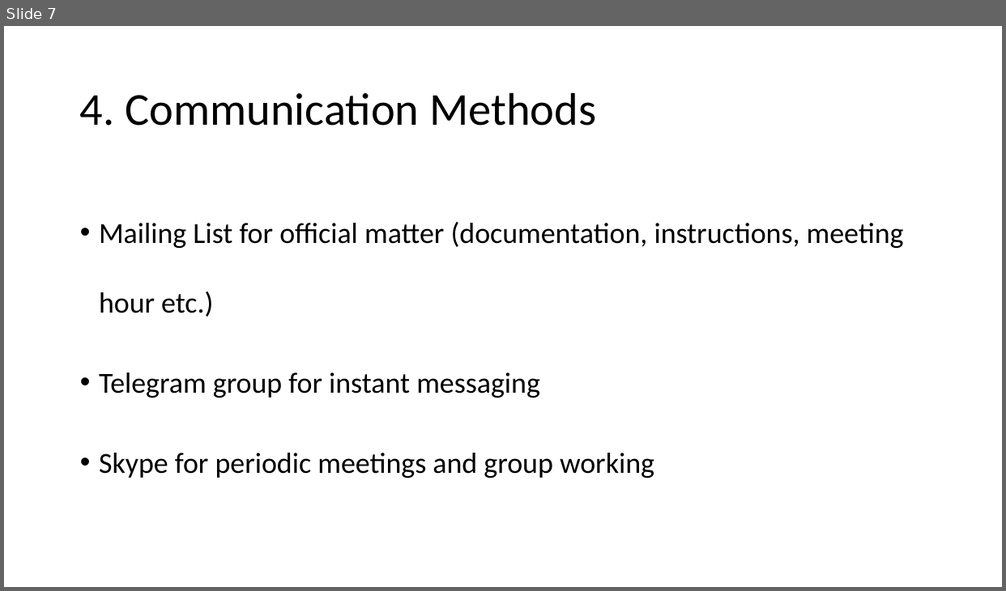
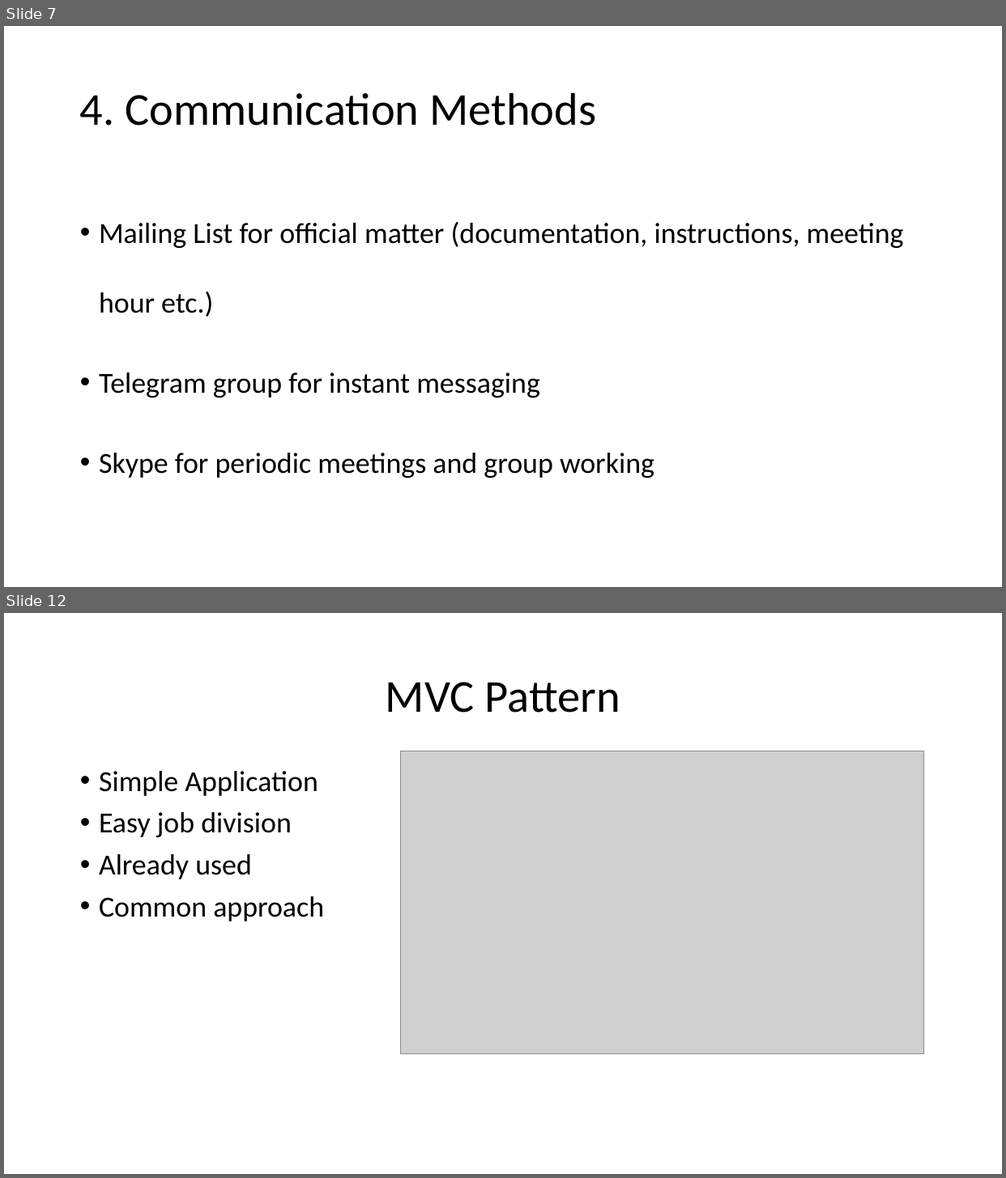
Before and after one commit to Noired/DOSE-Jan-8th-presentation, a slide deck: Slides/massa/massa_slides.pptx. Shown one above the other, each under a label of ours: slide 7 before the commit, slides 7 and 12 after it; the slides between them are not shown. The pictures are 1006x591 and 1006x1178 pixels, drawn with LibreOffice and Linux fonts; fonts in the diff are those of the drawing; grey boxes stand for pictures. Boxes give left, top, right and bottom in pixels: in the first picture for what was removed or moved away, otherwise in the second. Text is boxed around its words. In the diff, an @@ line names an element or a change of style, - is before the commit and + after.

```diff
--- a/Slides/massa/massa_slides.pptx
+++ b/Slides/massa/massa_slides.pptx
@@ slide 12 added at bbox=[4, 613, 1002, 1174], background #FFFFFF @@
@@ title added at bbox=[386, 682, 620, 713], 44 pt, text #000000 @@
+MVC Pattern
@@ picture added at bbox=[400, 752, 923, 1054] @@
@@ text added at bbox=[99, 771, 324, 922], 28 pt, text #000000 @@
+• Simple Application
+• Easy job division
+• Already used
+• Common approach
```
Also in this commit, not shown: 2 slides changed, 5 other slides added, 6 other files.
